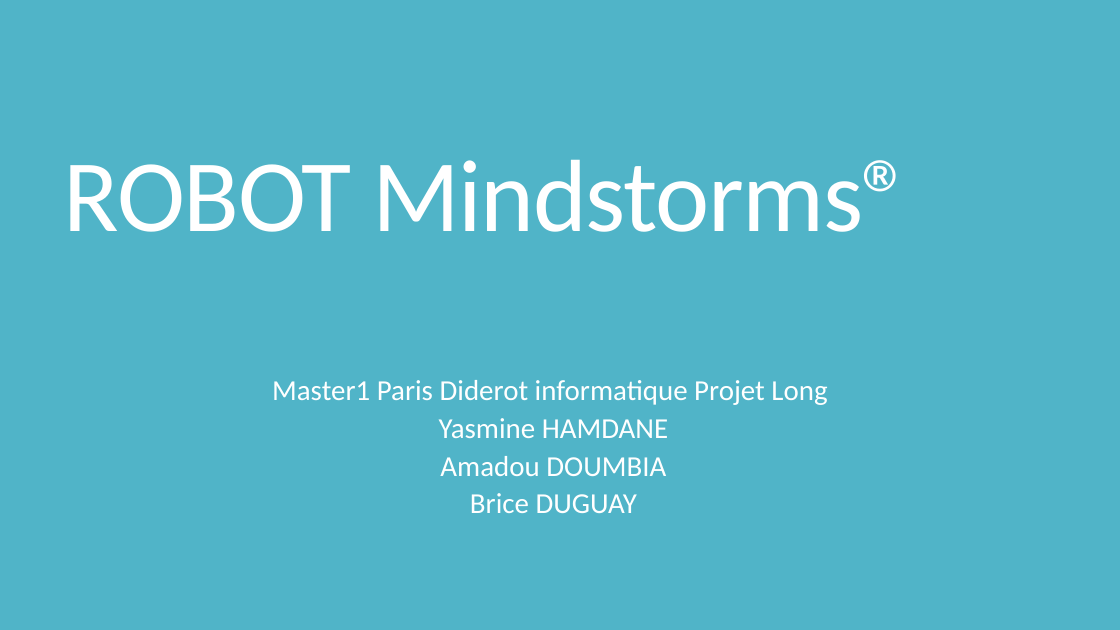
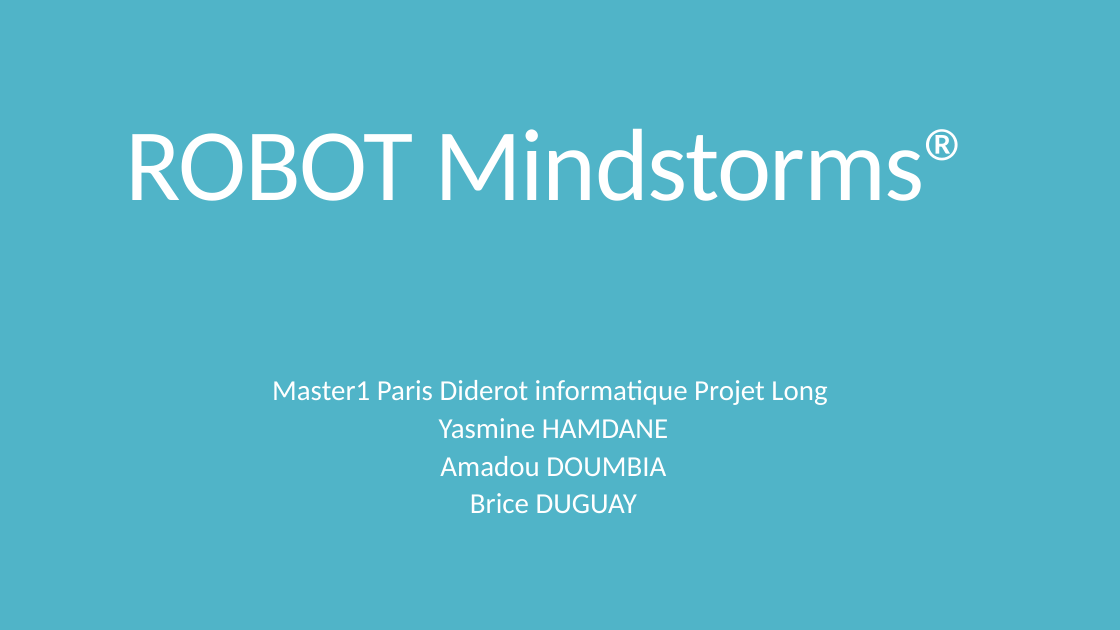
Before and after one commit to DoumbiaAmadou/mindstorm2014, a slide deck: slide 1 of Presentation_nxt.pptx. Drawn at 1120x630 pixels with LibreOffice and Linux fonts; fonts in the diff are those of the drawing. Boxes give left, top, right and bottom in pixels: in the first picture for what was removed or moved away, otherwise in the second. Text is boxed around its words. In the diff, an @@ line names an element or a change of style, - is before the commit and + after.

```diff
--- a/Presentation_nxt.pptx
+++ b/Presentation_nxt.pptx
@@ title "ROBOT Mindstorms®" moved from (x1=64, y1=159, x2=913, y2=232) to (x1=126, y1=128, x2=975, y2=201) @@
@@ title "ROBOT Mindstorms®" at (x1=126, y1=128, x2=975, y2=201): alignment left to centre @@
```
Also in this commit, not shown: 4 other slides changed, 1 other file.
